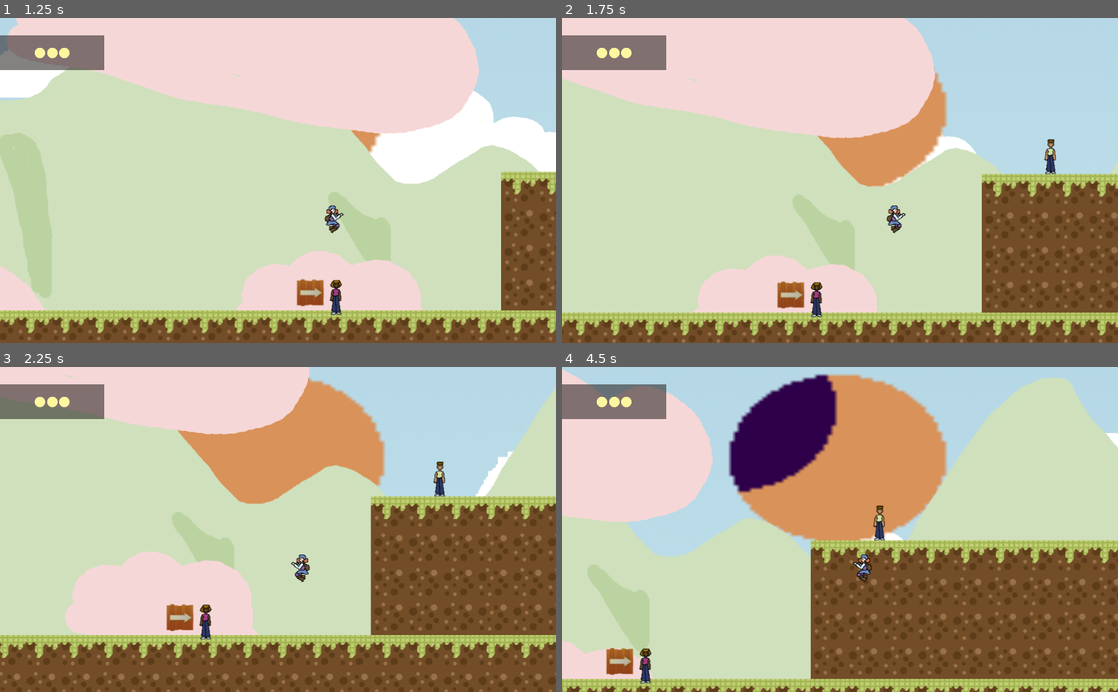
Above: before the commit, frames 1-4 (two rows, left to right).
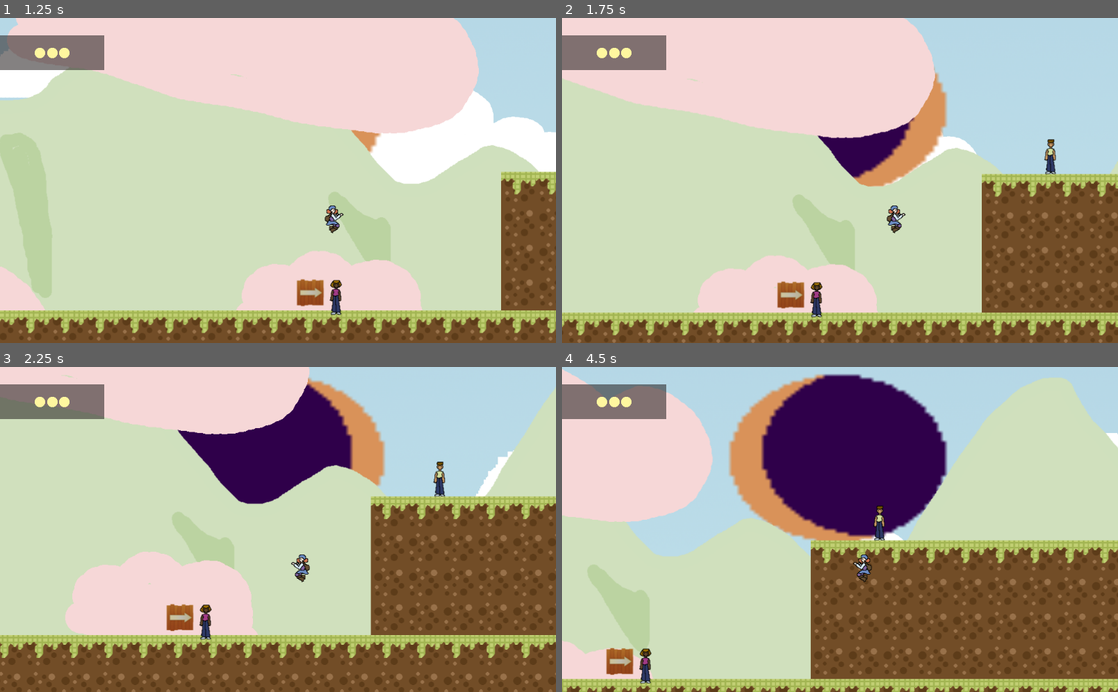
Above: after the commit, the same moments.

Repository: elros88/eclipta
Game: Godot game, scene res://levels/title.tscn
Same seed, same stepped clock (60 frames per second), same inputs: the game is played once before the commit and once after it.
Inputs:
- Up to frame 1 (1.25 s): hold Right (right) from 0.53 s (still down); hold Space (jump) from 0.53 s (still down)
- Up to frame 2 (1.75 s): keep holding Right (right); release Space (jump) at 1.28 s; tap Tab (attack) at 1.35 s; tap Space (jump) at 1.52, 1.55 s
- Up to frame 3 (2.25 s): tap Space (jump) at 1.82 s; release Right (right) at 2.03 s; hold Left (left) from 2.03 s (still down); hold Space (jump) from 2.03 s (still down); tap Z (green) at 2.1 s
- Up to frame 4 (4.5 s): release Left (left) at 2.78 s; release Space (jump) at 2.78 s; hold Right (right) 2.78-4.28 s; tap X (red) at 2.85 s; tap Space (jump) at 3.02, 3.05, 3.32, 4.35 s; hold Space (jump) 3.53-4.28 s; tap C (yellow) at 3.6 s; hold Left (left) from 4.28 s (still down)

Frame 1 is identical in both runs. In frame 2, 1.4% of the frame differs, in the area x 45-64%, y 30-50%; in frame 3, 5.8%; in frame 4, 12%, in the area x 30-70%, y 2-53%.

Commit message:
aumentando numero de amigos a salvar

Diff:
--- a/levels/level-1.gd
+++ b/levels/level-1.gd
@@ -5,7 +5,7 @@
 
 const PHASES = 3
 
-export var friends = 4
+export var friends = 7
 var friends_saved = 0
 
 var audio_file = "res://resource/sound/Level I Loop.wav"
--- a/levels/level-1.tscn
+++ b/levels/level-1.tscn
@@ -169,7 +169,7 @@
 scale = Vector2( 7.5, 5.8125 )
 frames = SubResource( 29 )
 animation = "sun"
-frame = 9
+frame = 3
 playing = true
 
 [node name="Mountains" type="ParallaxLayer" parent="ParallaxBackground"]
